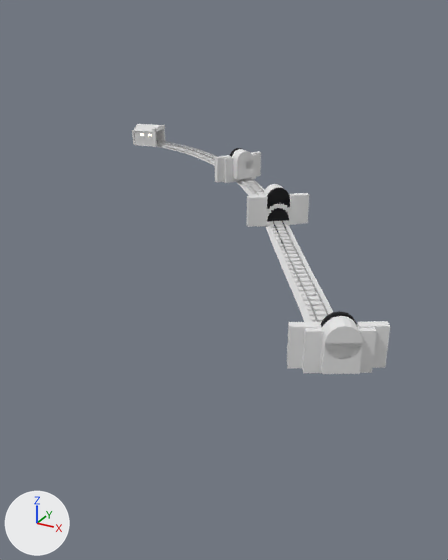
The FBX model Assets/Art/KayseriIsland/Models/Iron/Phase1/Rail_P1.fbx, before and after one commit.
The view is the same before and after, from a 50 mm lens placed at (266.0, -114.0, 82.0), pointed at (158.0, 82.0, -16.0). Lighting does not change. The marker at lower left points along +X, +Y and +Z. The older version comes first. Vertices at exactly the same position are counted once.

Objects in the first picture: 'Rail.Ballast', 'Rail.Bed', 'Rail.Portal', 'Rail.PortalIn0', 'Rail.PortalOut0', 'Rail.Shed', 'Rail.Sleepers' and 2 more.
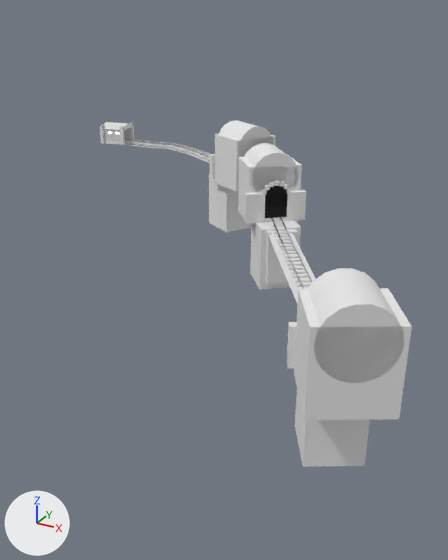
What differs and where, as boxes (x1, y1, x2, y2) in the pictures (448 x 560 px; the box of a moved part takes in the faces that stretch with it):
'Rail.Portal', reshaped (21% wider, 212% taller): before (287, 311, 390, 374); after (287, 268, 412, 467)
'Rail.PortalIn0', reshaped, moved (10% wider, 236% taller): before (247, 184, 309, 227); after (238, 143, 306, 290)
'Rail.PortalOut0', reshaped, moved (45% wider, 214% taller): before (215, 148, 261, 183); after (209, 120, 276, 232)
'Rail.Shed', reshaped: before (132, 124, 165, 147); after (100, 122, 134, 145)
part 1 of me_rail_portal_001, added: after (308, 268, 404, 383)
part 2 of me_rail_portal_001, deleted: before (320, 316, 363, 374)
part 3 of me_rail_portal_001, built on: after (294, 288, 412, 467)
part 4 of me_rail_shed_001, moved or reshaped: before (153, 125, 165, 132); after (122, 123, 132, 130)
part 5 of me_rail_shed_001, moved or reshaped: before (134, 141, 164, 146); after (120, 127, 125, 145)
part 6 of me_rail_shed_001, deleted: before (132, 124, 165, 147)
part 7 of me_rail_shed_001, added: after (100, 122, 134, 144)
part 8 of me_rail_portalin0_001, moved or reshaped: before (256, 193, 297, 227); after (264, 193, 296, 222)
part 9 of me_rail_portalin0_001, moved or reshaped: before (267, 187, 290, 222); after (265, 185, 287, 218)
part 10 of me_rail_portalin0_001, moved or reshaped: before (289, 193, 309, 224); after (287, 190, 306, 221)
part 11 of me_rail_portalin0_001, moved or reshaped: before (247, 195, 267, 227); after (245, 192, 265, 223)
part 12 of me_rail_portalin0_001, added: after (244, 143, 299, 192)
part 13 of me_rail_portalin0_001, deleted: before (263, 184, 284, 196)
part 14 of me_rail_portalin0_001, added: after (238, 155, 302, 290)
part 15 of me_rail_portalout0_001, moved or reshaped (not visible afterwards): before (224, 154, 256, 183)
part 16 of me_rail_portalout0_001, moved or reshaped: before (251, 152, 261, 177); after (209, 154, 215, 180)
part 17 of me_rail_portalout0_001, moved or reshaped (not visible afterwards): before (215, 155, 231, 182)
part 18 of me_rail_portalout0_001, added: after (219, 120, 273, 157)
part 19 of me_rail_portalout0_001, deleted: before (232, 149, 253, 180)
part 20 of me_rail_portalout0_001, added: after (209, 133, 276, 232)

Edits to the bpy script that builds the scene:
```text
Change me_rail_portalin0_001:
    remove me_rail_portalin0_001.from_pydata(...)  # 200 vertices, 336 faces; spans x 151.1..170.4, y 103.2..119.6, z -0.9..13.4
    add me_rail_portalin0_001.from_pydata(...)  # 244 vertices, 416 faces; spans x 138.5..170.4, y 101.4..135.3, z -24.6..24.9
    me_rail_portalin0_001 part 8: the loose piece of 8 vertices spanning x 152.8..167.4, y 105.8..118.5, z -0.9..10.1 is moved by (-2.3, 2.8, 0.0)
    me_rail_portalin0_001 part 9: the loose piece of 36 vertices spanning x 157.1..164.6, y 108.1..114.4, z 0.9..13.4 is moved by (-2.3, 2.8, 0.0)
    me_rail_portalin0_001 part 10: the loose piece of 8 vertices spanning x 163.5..170.4, y 113.3..119.6, z -0.5..10.5 is moved by (-2.3, 2.9, 0.0)
    me_rail_portalin0_001 part 11: the loose piece of 8 vertices spanning x 151.1..158.0, y 103.2..109.5, z -0.5..10.5 is moved by (-2.2, 2.7, 0.0)
    me_rail_portalin0_001 part 12: a new loose piece of 36 vertices spanning x 139.3..164.6, y 109.4..134.7, z 7.1..24.9, in mat_rock_dark (white #e7e7e7)
    me_rail_portalin0_001 part 13: the loose piece of 36 vertices spanning x 153.7..163.3, y 109.6..118.8, z 1.0..13.2 is deleted
    me_rail_portalin0_001 part 14: 24 vertices added at x 138.5..170.4, y 101.4..135.3, z -24.6..20.0
    other edits to the shape of me_rail_portalin0_001 do not show in these pictures
    add me_rail_portalin0_001.materials.append(mat_rock)  # white #e7e7e7
Change me_rail_portalout0_001:
    remove me_rail_portalout0_001.from_pydata(...)  # 200 vertices, 336 faces; spans x 103.9..118.4, y 147.0..167.9, z -0.9..13.4
    add me_rail_portalout0_001.from_pydata(...)  # 244 vertices, 416 faces; spans x 93.6..128.3, y 141.7..170.9, z -24.6..24.9
    me_rail_portalout0_001 part 15: the loose piece of 8 vertices spanning x 106.2..117.4, y 149.2..164.6, z -0.9..10.1 is turned 1.5 degrees about the z axis through its middle, then moved by (-4.2, 2.5, 0.0)
    me_rail_portalout0_001 part 16: the loose piece of 8 vertices spanning x 112.3..118.0, y 160.6..167.9, z -0.5..10.5 is moved by (-12.4, -11.3, 0.0)
    me_rail_portalout0_001 part 17: the loose piece of 8 vertices spanning x 103.9..109.6, y 147.0..154.2, z -0.5..10.5 is moved by (3.9, 16.3, 0.0)
    me_rail_portalout0_001 part 18: a new loose piece of 36 vertices spanning x 103.3..127.8, y 142.6..167.1, z 7.1..24.9, in mat_rock_dark (white #e7e7e7)
    me_rail_portalout0_001 part 19: the loose piece of 36 vertices spanning x 109.7..118.4, y 150.7..160.4, z 1.0..13.2 is deleted
    me_rail_portalout0_001 part 20: 40 vertices added at x 93.6..128.3, y 141.7..170.9, z -24.6..20.0
    other edits to the shape of me_rail_portalout0_001 do not show in these pictures
    add me_rail_portalout0_001.materials.append(mat_rock)  # white #e7e7e7
Change me_rail_portal_001:
    remove me_rail_portal_001.from_pydata(...)  # 200 vertices, 336 faces; spans x 214.2..235.4, y 7.6..21.7, z -0.9..13.4
    add me_rail_portal_001.from_pydata(...)  # 244 vertices, 416 faces; spans x 213.9..243.0, y -6.6..28.2, z -24.6..24.9
    me_rail_portal_001 part 1: a new loose piece of 36 vertices spanning x 217.6..242.2, y -6.1..18.4, z 7.1..24.9, in mat_rock_dark (white #e7e7e7)
    me_rail_portal_001 part 2: the loose piece of 36 vertices spanning x 221.7..231.5, y 7.6..16.1, z 1.0..13.2 is deleted
    me_rail_portal_001 part 3: 16 vertices removed from x 219.3..229.8, y 12.2..18.9, z 0.5..2.0; 40 vertices added at x 213.9..243.0, y -6.6..28.2, z -24.6..20.0
    other edits to the shape of me_rail_portal_001 do not show in these pictures
    add me_rail_portal_001.materials.append(mat_rock)  # white #e7e7e7
Change me_rail_shed_001:
    remove me_rail_shed_001.from_pydata(...)  # 110 vertices, 164 faces; spans x 51.4..68.0, y 165.8..181.8, z 12.2..22.9
    add me_rail_shed_001.from_pydata(...)  # 118 vertices, 176 faces; spans x 35.3..51.7, y 157.6..174.3, z 13.0..23.6
    me_rail_shed_001 part 4: the loose piece of 8 vertices spanning x 63.4..68.0, y 167.4..181.6, z 20.0..21.8 is scaled about its middle by (0.953, 0.978, 1), then moved by (-16.2, -7.4, 0.8)
    me_rail_shed_001 part 5: the loose piece of 8 vertices spanning x 51.9..67.7, y 165.8..181.1, z 12.2..12.7 is scaled about its middle by (0.12, 0.125, 19.2), then moved by (-9.1, -12.4, 5.3)
    me_rail_shed_001 part 6: 9 loose pieces with 70 vertices, spanning x 51.4..68.0, y 165.8..181.8, z 12.2..22.9, are deleted
    me_rail_shed_001 part 7: 78 vertices added at x 35.3..51.4, y 157.6..174.3, z 13.0..23.6
    other edits to the shape of me_rail_shed_001 do not show in these pictures
    remove me_rail_shed_001.materials.append(mat_orange)  # white #e7e7e7
Change ob_rail_portalin0:
    ob_rail_portalin0.location: (15.7, -21.7, 8.7) -> (15.7, -21.7, 8.8)
Change ob_rail_portalout0:
    ob_rail_portalout0.location: (25.9, -23.8, 11.2) -> (25.9, -23.8, 11.3)
```
